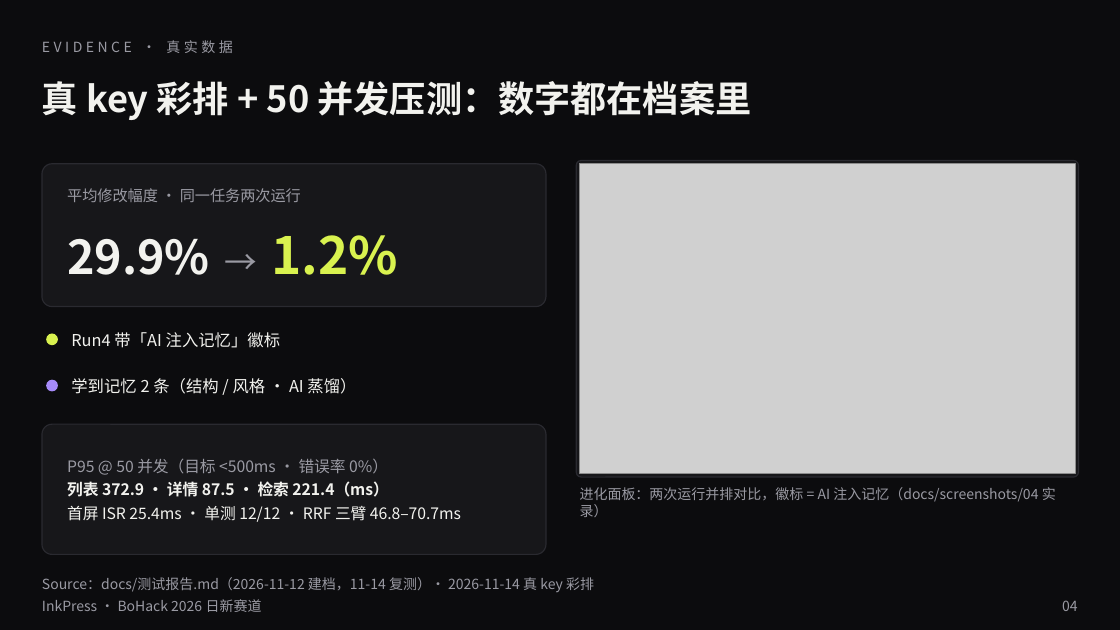
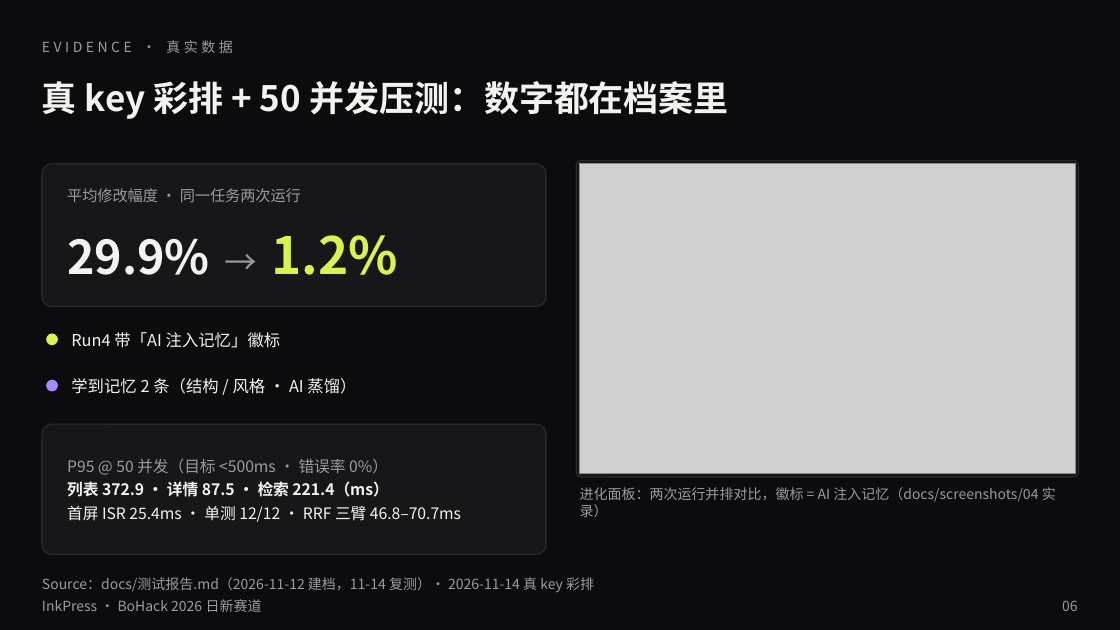
Before and after one commit to lggyx/inkpress2agent, a slide deck: slide 6 of docs/InkPress-BoHack2026-路演.pptx (slide 4 before the commit). Drawn at 1120x630 pixels with LibreOffice and Linux fonts; fonts in the diff are those of the drawing; grey boxes stand for pictures. Boxes give left, top, right and bottom in pixels: in the first picture for what was removed or moved away, otherwise in the second. Text is boxed around its words. In the diff, an @@ line names an element or a change of style, - is before the commit and + after.

```diff
--- a/docs/InkPress-BoHack2026-路演.pptx
+++ b/docs/InkPress-BoHack2026-路演.pptx
@@ text "真 key 彩排 + 50 ..." at [42,81,729,119]: size 31 to 30 pt @@
@@ text at [1062,600,1078,611]: text changed @@
-04
+06
```
Also in this commit, not shown: 4 other slides changed, 5 slides added.
